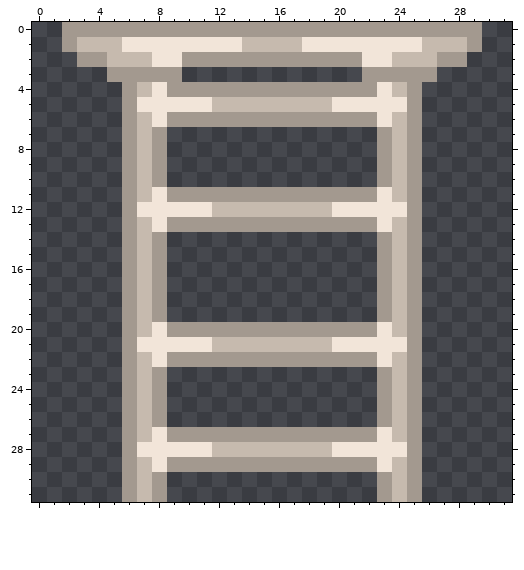
Two states of a pixel-art sprite, Assets/Resources/Sprites/Tilemaps/Ladders/tile_ladderPlatform_forest.png. Above is the file before it was changed.
The file is 32x32 pixels.
After:
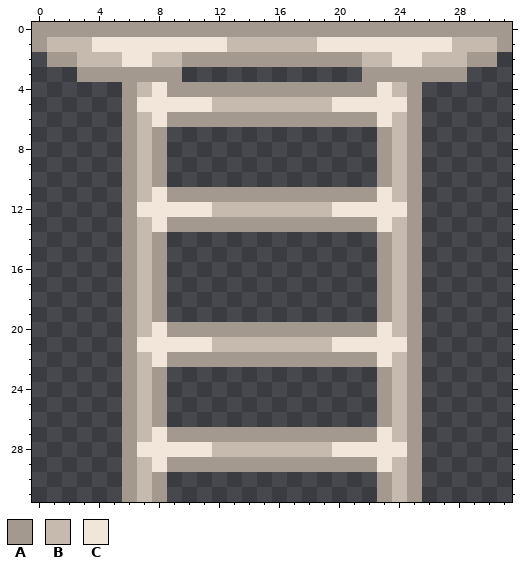
Palette (. is transparent): A #a3998f  B #c6baae  C #f2e5d9
The edit:
@@ x 0..31 @@
- 0 ..AAAAAAAAAAAAAAAAAAAAAAAAAAAA..
- 1 ..ABBBCCCCCCCCBBBBCCCCCCCCBBBA..
- 2 ...AABBBCCAAAAAAAAAAAACCBBBAA...
- 3 .....AAAAA............AAAAA.....
+ 0 AAAAAAAAAAAAAAAAAAAAAAAAAAAAAAAA
+ 1 ABBBCCCCCCCCCBBBBBBCCCCCCCCCBBBA
+ 2 .AABBBCCBBAAAAAAAAAAAABBCCBBBAA.
+ 3 ...AAAAAAA............AAAAAAA...
  4 ......ABCAAAAAAAAAAAAAACBA......
Pixel boxes of the changes (left, top, right, bottom) in both pictures:
changed: (32, 22, 242, 82)
changed: (302, 22, 512, 82)
